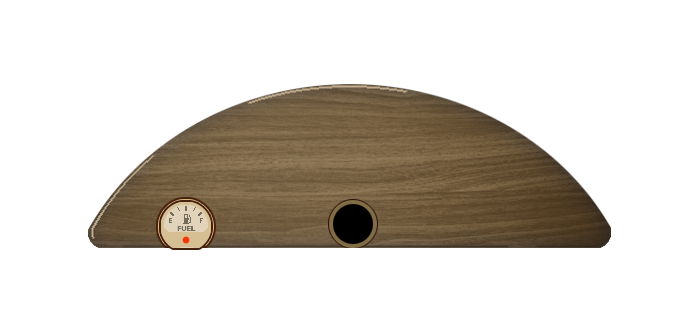
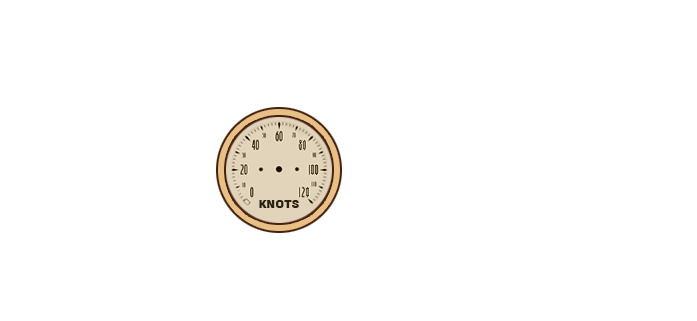
Two versions of the same layered image (697x321). Layer-by-layer changes:
hid group "FUEL" (1st of 2) (10 layers) over left=156, top=197, right=216, bottom=248
hid "fuel empty" over left=182, top=236, right=190, bottom=244
hid "fuel low" over left=182, top=236, right=190, bottom=244
hid "FUEL metric" over left=169, top=206, right=203, bottom=223
hid "FUEL ICON" over left=183, top=214, right=191, bottom=224
hid "FUEL TEXT" over left=178, top=226, right=194, bottom=231
hid "FUEL" (2nd of 2, in "FUEL") over left=177, top=226, right=196, bottom=231
hid "Color Fill 5" (2nd of 2, in "FUEL") over left=183, top=237, right=189, bottom=243
hid "Внутри затемнение" (2nd of 2, in "FUEL") over left=161, top=202, right=211, bottom=248
hid "Color Fill 3" (2nd of 5, in "FUEL") over left=161, top=202, right=211, bottom=248
hid "Color Fill 1" (2nd of 5, in "FUEL") over left=156, top=197, right=216, bottom=248
showed group "KNOTS" (1st of 2) (9 layers) over left=216, top=107, right=342, bottom=233
hid group "BG" (9 layers) over left=88, top=84, right=611, bottom=250
hid "Color Fill 7" over left=333, top=204, right=373, bottom=244
hid "KEY" (2nd of 2, in "BG") over left=329, top=200, right=377, bottom=248
hid group "Group 2" (1 layers) over left=91, top=85, right=607, bottom=248
hid "Color Fill 8" over left=91, top=85, right=607, bottom=248
hid "Gradient Fill 1" over left=88, top=84, right=611, bottom=250
hid group "Group 3" (1 layers) over left=92, top=85, right=606, bottom=248
hid "Color Fill 9" over left=92, top=85, right=606, bottom=248
hid "Layer 6" (1st of 2, in "BG") over left=88, top=84, right=611, bottom=248
hid "Color Fill 2" (1st of 2, in "BG") over left=88, top=84, right=611, bottom=248
